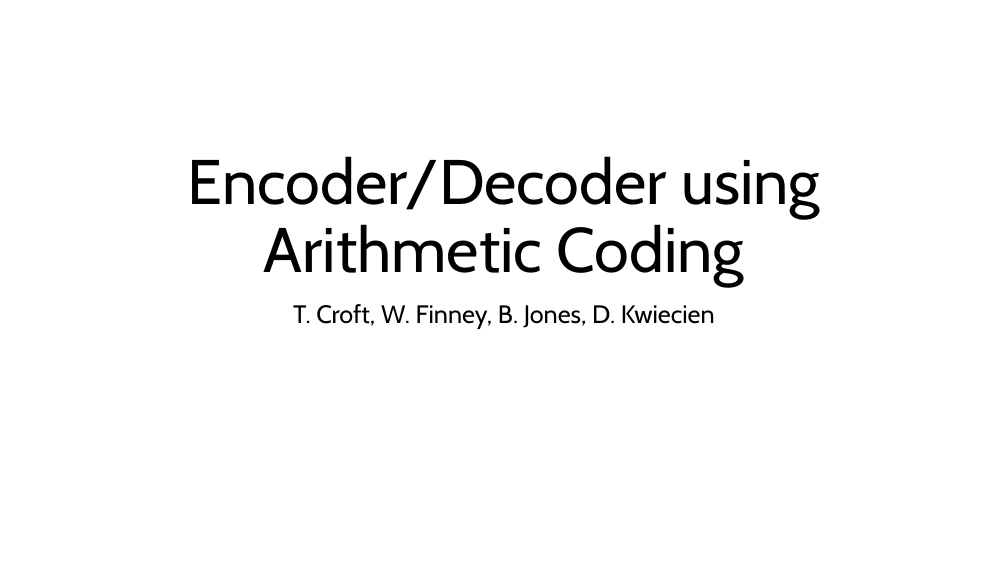
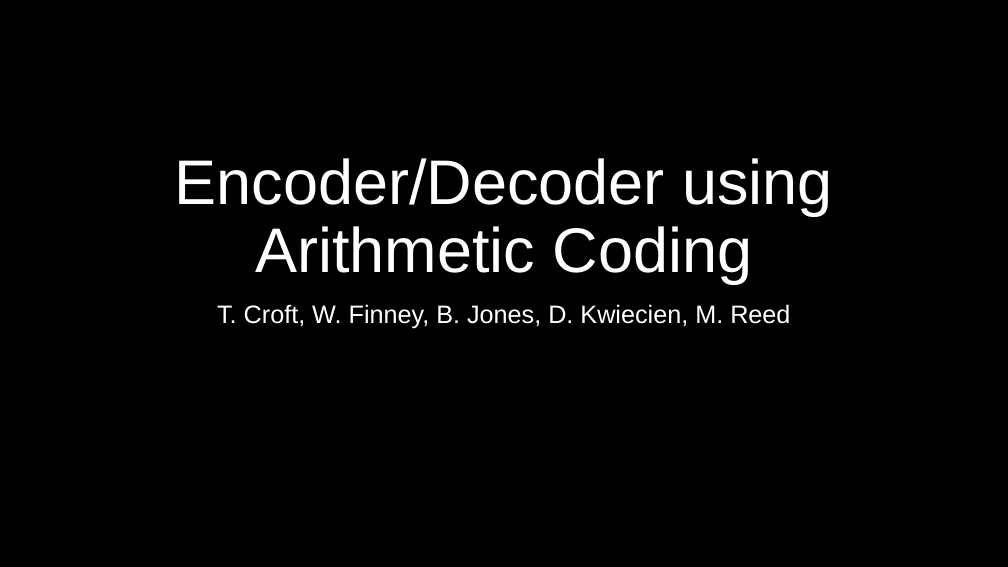
Before and after one commit to Tom-Croft/ECM3428, a slide deck: slide 1 of project_presentation.pptx. Drawn at 1008x567 pixels with LibreOffice and Linux fonts; fonts in the diff are those of the drawing. Boxes give left, top, right and bottom in pixels: in the first picture for what was removed or moved away, otherwise in the second. Text is boxed around its words. In the diff, an @@ line names an element or a change of style, - is before the commit and + after.

```diff
--- a/project_presentation.pptx
+++ b/project_presentation.pptx
@@ background #FFFFFF to #000000 @@
@@ title "Encoder/Decoder using Arithmetic Coding" at bbox=[175, 158, 833, 284]: font Cabin to Arial, text colour #000000 to #FFFFFF @@
@@ subtitle at bbox=[217, 304, 790, 329]: text changed; font Cabin to Arial; text colour #000000 to #FFFFFF @@
-T. Croft, W. Finney, B. Jones, D. Kwiecien
+T. Croft, W. Finney, B. Jones, D. Kwiecien, M. Reed
```
Also in this commit, not shown: 11 other slides changed, 1 slide added.
